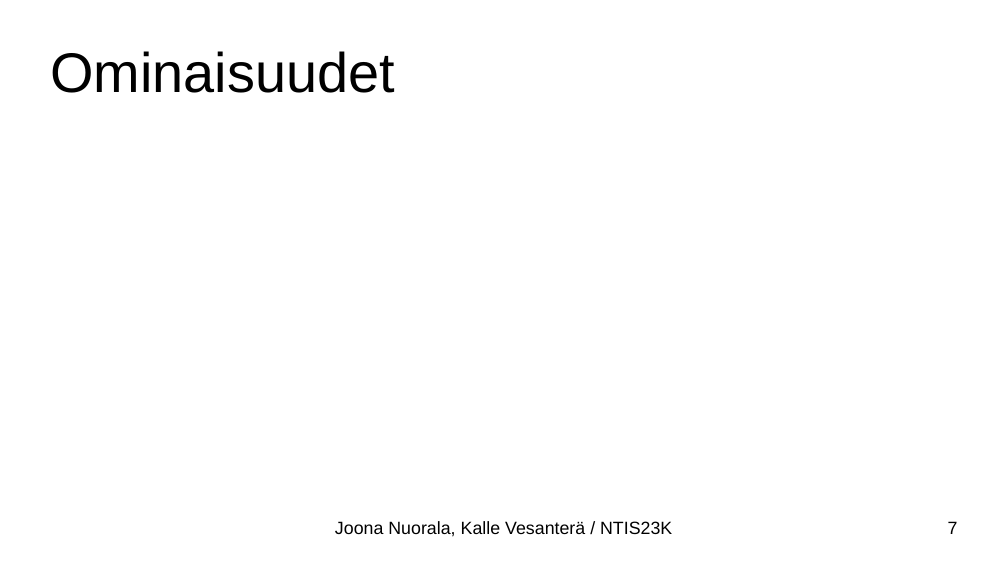
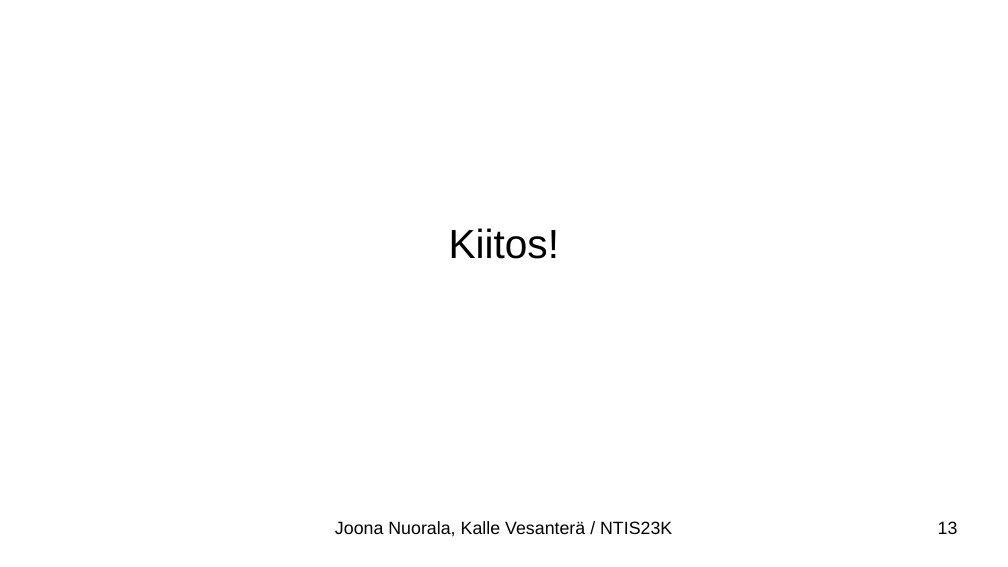
Before and after one commit to Kabskibs/centria_ohjelmistotuotanto, a slide deck: slide 13 of esitys/esitys_wip.odp (slide 7 before the commit). Drawn at 1008x567 pixels with LibreOffice and Linux fonts; fonts in the diff are those of the drawing. Boxes give left, top, right and bottom in pixels: in the first picture for what was removed or moved away, otherwise in the second. Text is boxed around its words. In the diff, an @@ line names an element or a change of style, - is before the commit and + after.

```diff
--- a/esitys/esitys_wip.odp
+++ b/esitys/esitys_wip.odp
@@ title removed at (x1=50, y1=51, x2=395, y2=93) @@
-Ominaisuudet
@@ subtitle added at (x1=449, y1=228, x2=560, y2=259), 32 pt, text #000000 @@
+Kiitos!
@@ page number at (x1=938, y1=521, x2=958, y2=534): text changed @@
-7
+13
```
Also in this commit, not shown: 5 other slides changed, 4 slides added, 2 other files.
